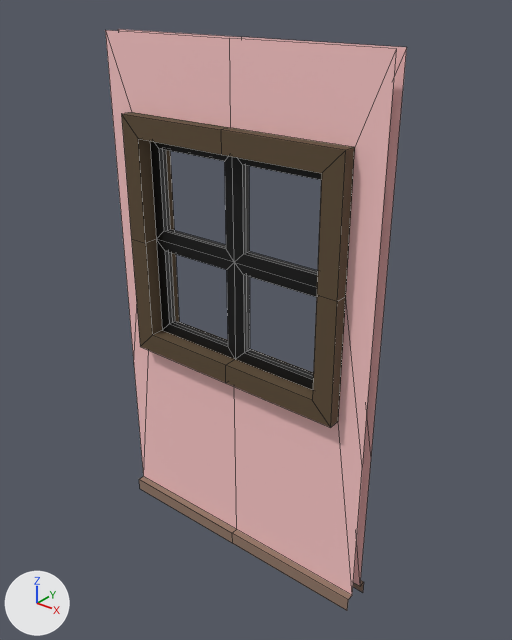
An edit to the FBX model Content/Game_Art/FBX/Archi/SM_Fenetre_Double_2_1x2.fbx, drawn before and after from the same camera.
The view is the same before and after, from a camera (50 mm lens) standing at (2.66, -3.14, 3.8) and looking at (0.07, 0.09, 1.8). Arrows for +X, +Y and +Z are at lower left; the lights stay in place. Mesh edges are drawn as thin lines.

Objects in the first picture: 'SM_Fenetre_Double_2_1x2'.
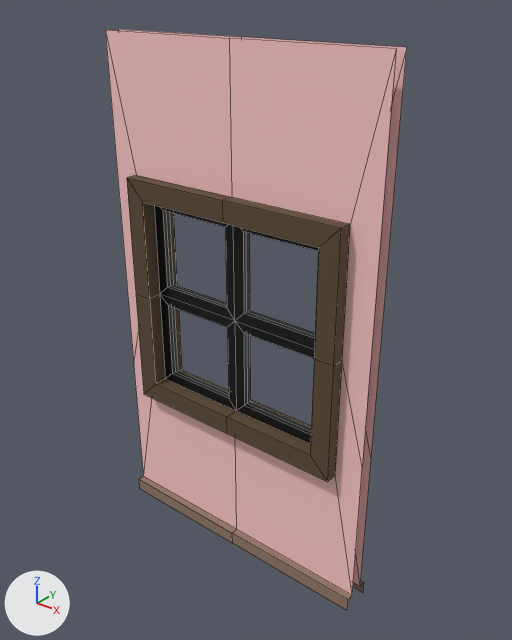
Location of each change, (x1, y1, x2, y2) in pixels of the pictures (512 x 640 px; the box of a moved part takes in the faces that stretch with it):
part 1 of me_mesh, moved or reshaped: (105, 30, 407, 592) in both

Patch to the scene script:
```diff
--- a/Content/Game_Art/FBX/Archi/SM_Fenetre_Double_2_1x2.fbx.py
+++ b/Content/Game_Art/FBX/Archi/SM_Fenetre_Double_2_1x2.fbx.py
@@ me_mesh @@
 me_mesh.from_pydata(...)  # 142 vertices, 136 faces; spans x -1.0..1.0, y -0.14..0.14, z 0.0..3.5
 # used by ob_sm_fenetre_double_2_1x2; location = (0.0, 0.0, 0.0)
+# me_mesh part 1: all 114 vertices in x -0.81..0.81, y -0.14..0.14, z 1.4..3.03 are moved by (0.0, 0.0, -0.4)
 me_mesh.materials.append(mat_mur)
```
